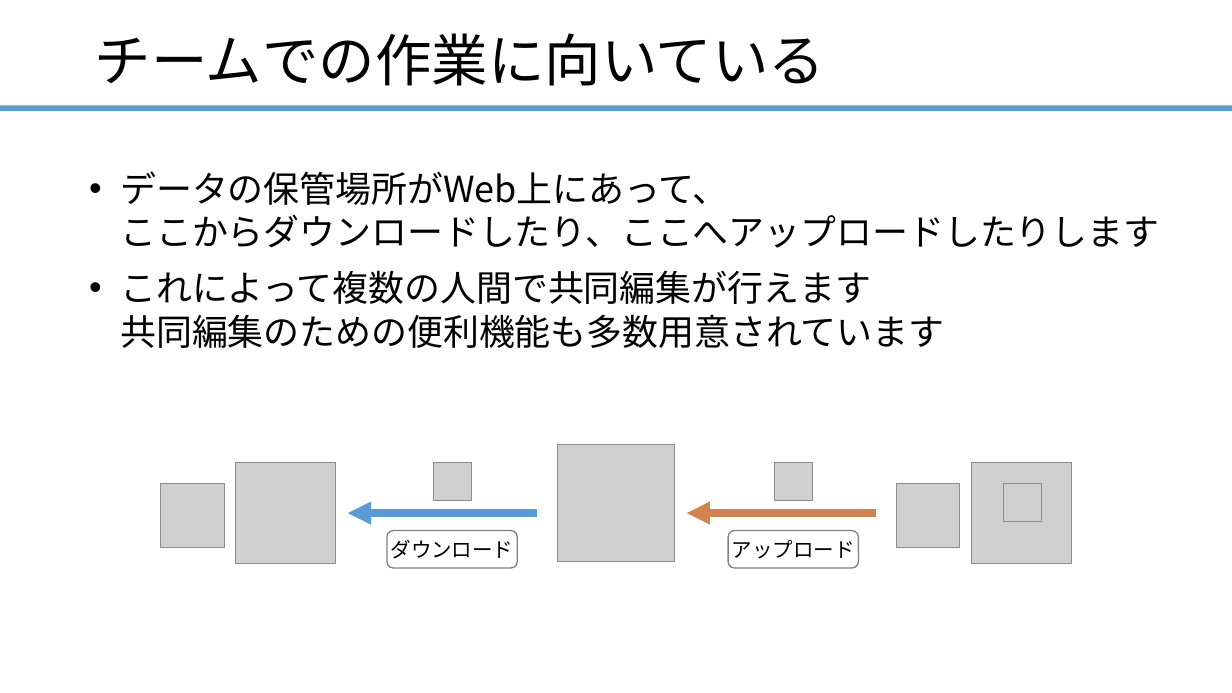
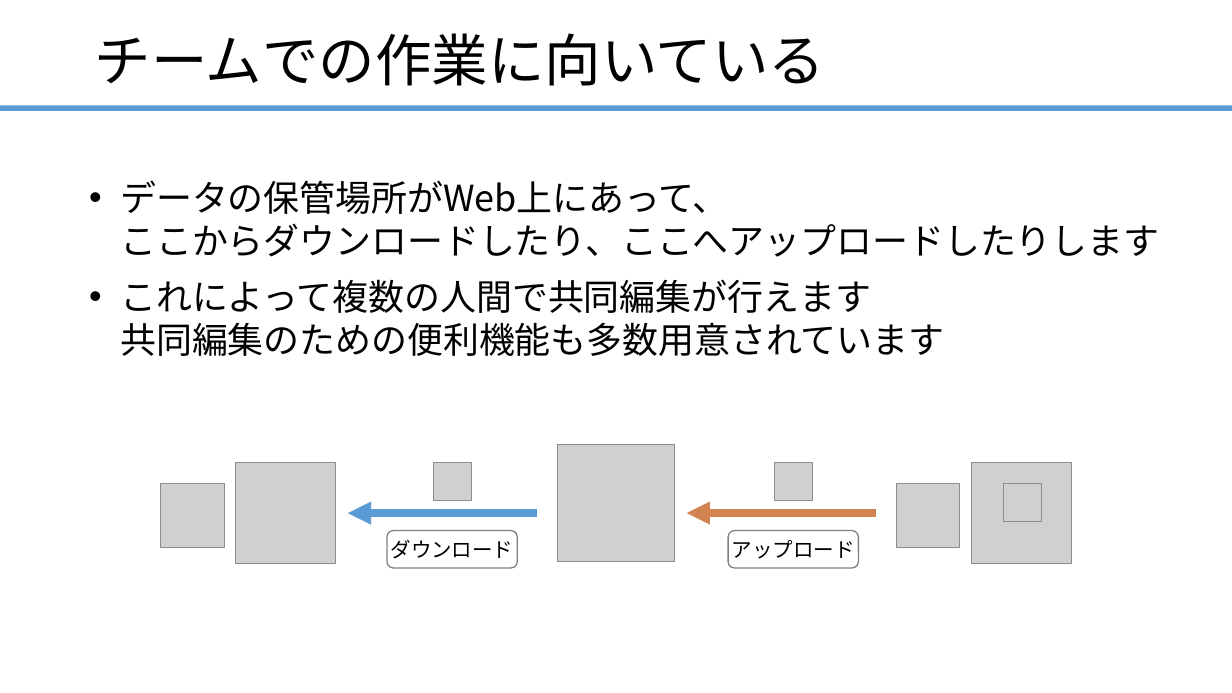
Before and after one commit to ainsAins/git4beginners, a slide deck: slide 8 of ハンズオン_Git入門.pptx. Drawn at 1232x693 pixels with LibreOffice and Linux fonts; fonts in the diff are those of the drawing; grey boxes stand for pictures. Boxes give left, top, right and bottom in pixels: in the first picture for what was removed or moved away, otherwise in the second. Text is boxed around its words. In the diff, an @@ line names an element or a change of style, - is before the commit and + after.

```diff
--- a/ハンズオン_Git入門.pptx
+++ b/ハンズオン_Git入門.pptx
@@ text "データの保管場所がWeb上にあって、 ここからダウンロードしたり、ここへアップロードしたりします": place and size @@
-text "データの保管場所がWeb上にあって、 ここからダウンロードしたり、ここへアップロードしたりします" at box(120, 171, 1159, 348)
+text "データの保管場所がWeb上にあって、 ここからダウンロードしたり、ここへアップロードしたりします" at box(120, 180, 1159, 356)
```
Also in this commit, not shown: 12 other slides changed, 3 slides added, 3 slides removed, 1 other file.
